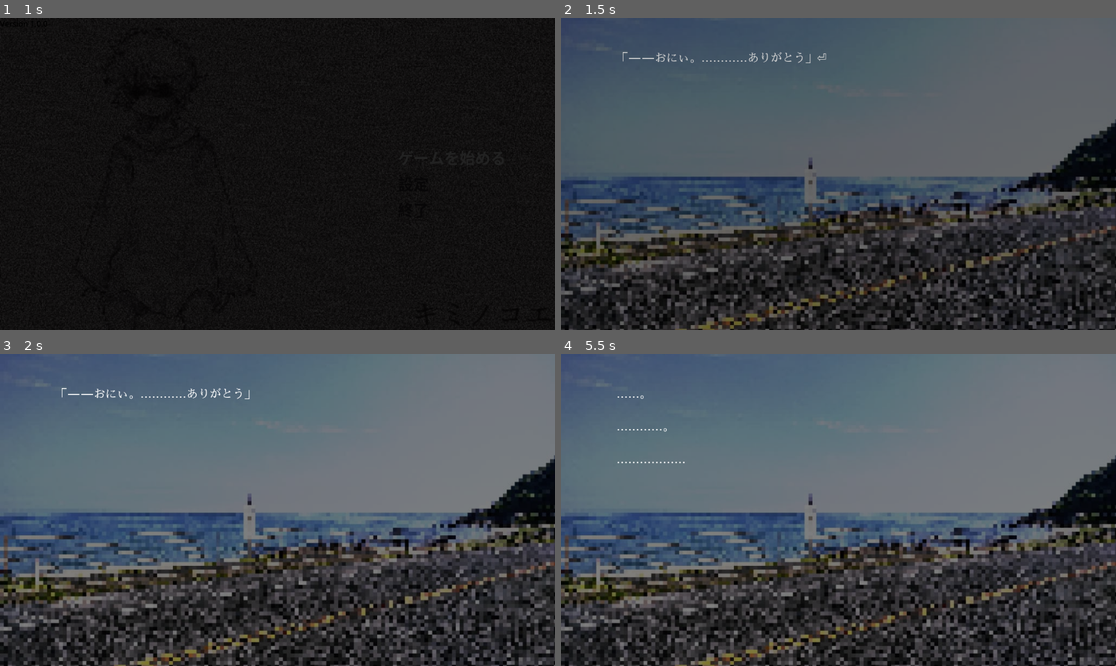
Above: before the commit, frames 1-4 (two rows, left to right).
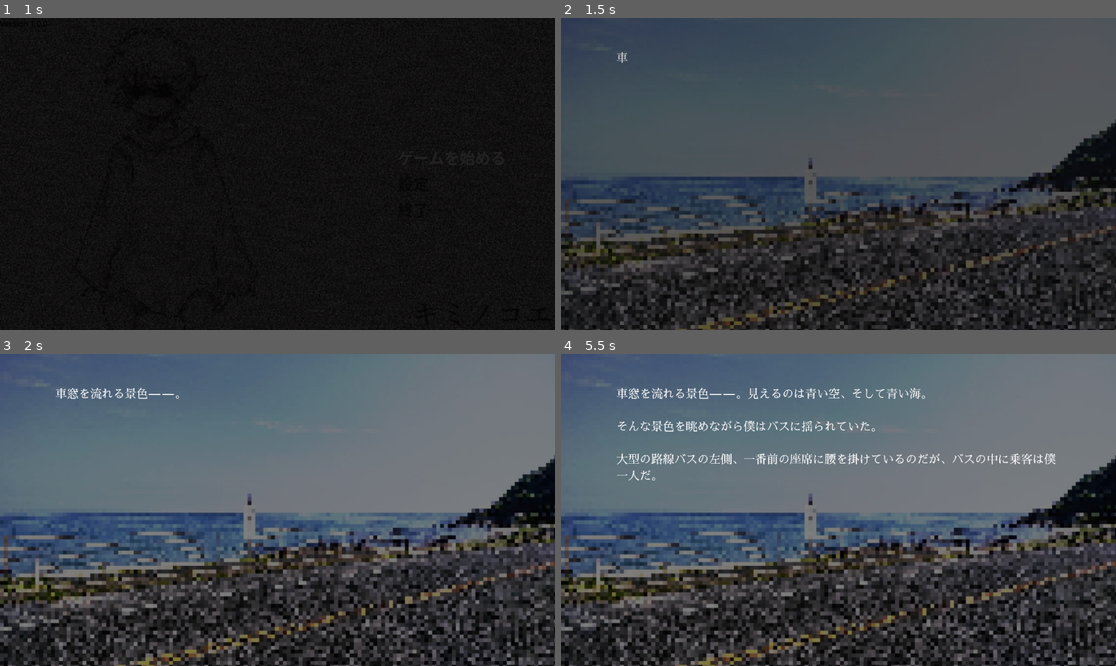
Above: after the commit, the same moments.

Repository: azukigame-s/kiminokoe
Game: Godot game, scene res://scenes/title_scene.tscn
The game is run twice, just before and just after one commit, with the same random seed, the same clock (stepped at 60 frames per second) and the same inputs.
Inputs (mouse positions are in pixels of both pictures, inside the frame that each line leads up to):
- Up to frame 1 (1 s): click "ゲームを始める" at 0.5 s
- Up to frame 2 (1.5 s): tap Enter at 1.25, 1.35 s; move the mouse to (960, 158) at 1.27 s; hold D from 1.28 s (still down); click (960, 158) at 1.42 s
- Up to frame 3 (2 s): keep holding D; tap Space at 1.52 s
- Up to frame 4 (5.5 s): move the mouse to (727, 525) at 2.02 s; release D at 2.03 s; hold Down 2.03-2.78 s; tap B at 2.1, 5.1 s; click (727, 525) at 2.17 s; tap Space at 2.27, 3.77, 4.25, 4.52, 5.27 s; move the mouse to (894, 441) at 2.77 s; hold D 2.78-3.53 s; tap C at 2.85 s; click (894, 441) at 2.92 s; move the mouse to (810, 572) at 3.52 s; hold Up 3.53-4.28 s; tap E at 3.6 s; click (810, 572) at 3.67 s; move the mouse to (1005, 556) at 4.27 s; hold A from 4.28 s (still down); tap Enter at 4.35 s; click (1005, 556) at 4.42 s; move the mouse to (672, 463) at 5.02 s; click (672, 463) at 5.17 s

Frame 1 is identical in both runs. In frame 2, 0.3% of the frame differs, in the area x 10-48%, y 10-15%; in frame 3, 0.4%; in frame 4, 2.2%, in the area x 10-90%, y 10-41%.

Commit message:
🚧 サブタイトルの調整途中

Diff:
--- a/scenarios/main.json
+++ b/scenarios/main.json
@@ -8,10 +8,6 @@
 		"path": "res://assets/music/sample_bgm.mp3"
 	},
 	{
-		"type": "load_scenario",
-		"path": "episode_04"
-	},
-	{
 		"type": "dialogue",
 		"text": "車窓を流れる景色――。見えるのは青い空、そして青い海。"
 	},
@@ -35,6 +31,12 @@
 		"type": "dialogue",
 		"text": "そう思うかもしれないが、それでも、僕はこの席が好きだった。",
 		"go_next": true
+	},
+	{
+		"type": "subtitle",
+		"text": "10月10日",
+		"fade_time": 0.5,
+		"display_time": 5.0
 	},
 	{
 		"type": "dialogue",
@@ -346,7 +348,8 @@
 	},
 	{
 		"type": "dialogue",
-		"text": "弟の命日だった。"
+		"text": "弟の命日だった。",
+		"go_next": true
 	},
 	{
 		"type": "subtitle",
--- a/scripts/novel_system.gd
+++ b/scripts/novel_system.gd
@@ -6,6 +6,7 @@
 signal text_completed
 signal choice_selected(choice_id)
 signal subtitle_completed
+signal background_fade_in_completed
 
 # ログレベル定義
 enum LogLevel {INFO, DEBUG, ERROR}
@@ -369,8 +370,10 @@
 			if has_more_text_in_buffer():
 				display_next_text_from_buffer()
 
-# 背景変更
-func change_background(background_path):
+# 背景変更（フェードイン付き）
+var background_fade_in_progress: bool = false
+
+func change_background(background_path, use_fade: bool = true, fade_duration: float = 0.5):
 	if not background:
 		log_message("ERROR: Background node is null", LogLevel.ERROR)
 		return
@@ -383,16 +386,40 @@
 		log_message("ERROR: Failed to load background texture from path: " + background_path, LogLevel.ERROR)
 		return
 
-	background.modulate = Color(1, 1, 1, 1)
+	if use_fade and background_fade_in_progress:
+		# 既にフェードイン処理中の場合は待つ
+		await get_tree().create_timer(0.1).timeout
+		return await change_background(background_path, use_fade, fade_duration)
+
+	# 背景を設定
 	background.texture = bg_texture
 	background.visible = true
+	_setup_fullscreen_element(background)
+
+	if use_fade:
+		# フェードイン処理
+		background_fade_in_progress = true
+		background.modulate = Color(1, 1, 1, 0)  # 最初は透明
+
+		var tween = create_tween()
+		if tween:
+			tween.tween_property(background, "modulate", Color(1, 1, 1, 1), fade_duration)
+			await tween.finished
+		else:
+			# ツイーンが作成できない場合は即座に表示
+			background.modulate = Color(1, 1, 1, 1)
+			await get_tree().create_timer(fade_duration).timeout
+
+		background_fade_in_progress = false
+		background_fade_in_completed.emit()  # フェードイン完了を通知
+	else:
+		# フェードなしの場合は即座に表示
+		background.modulate = Color(1, 1, 1, 1)
 
 	log_message("Background properties:", LogLevel.DEBUG)
 	log_message("- Visible: " + str(background.visible), LogLevel.DEBUG)
 	log_message("- Modulate: " + str(background.modulate), LogLevel.DEBUG)
 	log_message("- Size: " + str(background.size), LogLevel.DEBUG)
-
-	_setup_fullscreen_element(background)
 	log_message("Background changed successfully.", LogLevel.INFO)
 
 # BGM再生
@@ -494,12 +521,15 @@
 
 # 入力イベント処理
 func _input(event):
-	# サブタイトル表示中は入力を受け付けない
-	if is_showing_subtitle:
-		return
-
 	if event is InputEventMouseButton:
 		if event.button_index == MOUSE_BUTTON_LEFT and event.pressed:
+			# サブタイトル表示中はスキップ
+			if is_showing_subtitle and subtitle_scene:
+				if subtitle_scene.has_method("skip_subtitle"):
+					subtitle_scene.skip_subtitle()
+					log_message("Subtitle skipped by click", LogLevel.DEBUG)
+				return
+			# 通常のテキスト進行
 			complete_text()
 			log_message("Mouse click detected - text advanced", LogLevel.DEBUG)
 
--- a/scripts/scenario.gd
+++ b/scripts/scenario.gd
@@ -25,6 +25,7 @@
 var waiting_for_click = false
 var last_choice_index = -1  # 最後に表示した選択肢のインデックスを記録
 var waiting_for_subtitle = false  # サブタイトル表示待ちフラグ
+var waiting_for_background_fade = false  # 背景フェードイン待ちフラグ
 
 # 現在のシナリオインデックスをフォローする辞書
 var index_map = {}
@@ -54,6 +55,7 @@
 		novel_system.text_completed.connect(_on_text_completed)
 		novel_system.choice_selected.connect(_on_choice_selected)
 		novel_system.subtitle_completed.connect(_on_subtitle_completed)
+		novel_system.background_fade_in_completed.connect(_on_background_fade_in_completed)
 		log_message("Signals connected", LogLevel.DEBUG)
 	else:
 		log_message("Error: Novel system not found", LogLevel.ERROR)
@@ -157,7 +159,7 @@
 
 	match command.type:
 		"background":
-			novel_system.change_background(command.path)
+			await novel_system.change_background(command.path)
 			proceed_to_next()
 		"dialogue":
 			var current_dialog = command.text
@@ -190,6 +192,24 @@
 			var fade_time = command.get("fade_time", 1.0)
 			var display_time = command.get("display_time", 2.0)
 			log_message("Showing subtitle: " + subtitle_text, LogLevel.INFO)
+			# 直前のコマンドが背景変更かどうかを確認
+			var previous_was_background = false
+			if current_index > 0:
+				var previous_command = scenario[current_index - 1]
+				if previous_command.type == "background":
+					previous_was_background = true
+					log_message("Previous command was background change, waiting for fade in...", LogLevel.DEBUG)
+
+			# 背景のフェードインが完了するまで待つ
+			if previous_was_background or novel_system.background_fade_in_progress:
+				# フェードイン完了シグナルを待つ
+				while novel_system.background_fade_in_progress:
+					log_message("Waiting for background fade in to complete...", LogLevel.DEBUG)
+					waiting_for_background_fade = true
+					await novel_system.background_fade_in_completed
+					waiting_for_background_fade = false
+				# さらに少し待ってからサブタイトルを表示（フェードイン完了を確実にする）
+				await get_tree().create_timer(0.2).timeout
 			novel_system.show_subtitle(subtitle_text, fade_time, display_time)
 			waiting_for_subtitle = true
 			waiting_for_click = true
@@ -276,6 +296,11 @@
 	current_index += 1
 	execute_current_command()
 
+# 背景フェードイン完了時の処理
+func _on_background_fade_in_completed():
+	log_message("Background fade in completed signal received", LogLevel.DEBUG)
+	waiting_for_background_fade = false
+
 # エピソードIDをパスから抽出
 func _extract_episode_id_from_path(scenario_path: String) -> String:
 	if not trophy_manager:
--- a/scripts/subtitle_scene.gd
+++ b/scripts/subtitle_scene.gd
@@ -47,6 +47,7 @@
 		background.offset_top = 0
 		background.offset_right = 0
 		background.offset_bottom = 0
+		background.visible = false  # 初期状態では非表示
 
 	# サブタイトルラベルの設定
 	if subtitle_label:
@@ -62,6 +63,7 @@
 		subtitle_label.offset_bottom = 0
 		subtitle_label.add_theme_font_size_override("font_size", 48)  # 少し大きく
 		subtitle_label.add_theme_color_override("font_color", Color(1, 1, 1, 1))
+		subtitle_label.modulate = Color(1, 1, 1, 0)  # 初期状態では透明
 
 		# フォントをロード（プロジェクトにフォントがある場合）
 		var font_path = "res://themes/novel_theme.tres"
@@ -91,7 +93,11 @@
 	# テキスト設定
 	subtitle_label.text = text
 
-	# 初期状態設定
+	# 初期状態設定（背景も含めて非表示から開始）
+	if background:
+		background.visible = true
+		background.modulate = Color(1, 1, 1, 0)  # 背景も透明から開始
+	subtitle_label.modulate = Color(1, 1, 1, 0)  # テキストも透明から開始
 	visible = true
 	modulate = Color(1, 1, 1, 0)
 
@@ -106,11 +112,27 @@
 	if current_animation:
 		current_animation.kill()
 
+	# 背景を先にフェードイン
+	if background:
+		current_animation = create_tween()
+		current_animation.tween_property(background, "modulate", Color(1, 1, 1, 1), fade_time)
+		current_animation.tween_callback(_on_background_fade_in_complete)
+	else:
+		# 背景がない場合は即座にテキストのフェードインを開始
+		_on_background_fade_in_complete()
+
+# 背景フェードイン完了
+func _on_background_fade_in_complete():
+	log_message("Background fade in completed")
+	# 背景のフェードイン完了後にテキストをフェードイン
+	if current_animation:
+		current_animation.kill()
+
 	current_animation = create_tween()
-	current_animation.tween_property(self, "modulate", Color(1, 1, 1, 1), fade_time)
+	current_animation.tween_property(subtitle_label, "modulate", Color(1, 1, 1, 1), fade_time)
 	current_animation.tween_callback(_on_fade_in_complete)
 
-# フェードイン完了
+# フェードイン完了（テキストのフェードイン完了後）
 func _on_fade_in_complete():
 	log_message("Fade in completed")
 
@@ -123,6 +145,8 @@
 	log_message("Subtitle finished")
 	is_showing_subtitle = false
 	visible = false
+	if background:
+		background.visible = false  # 背景も非表示にする
 
 	# z_indexを下げて背景が表示されるようにする
 	z_index = -1
